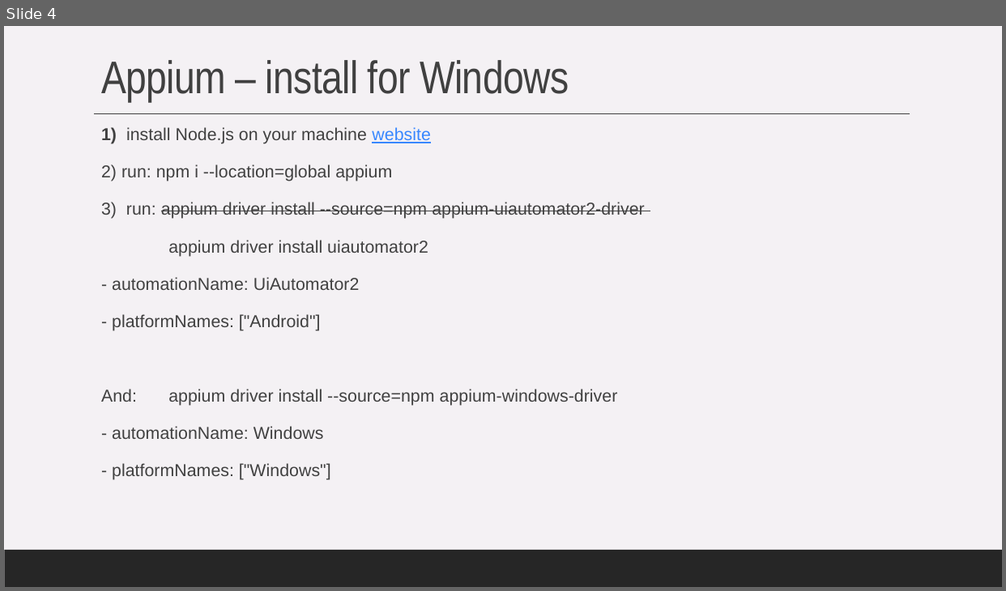
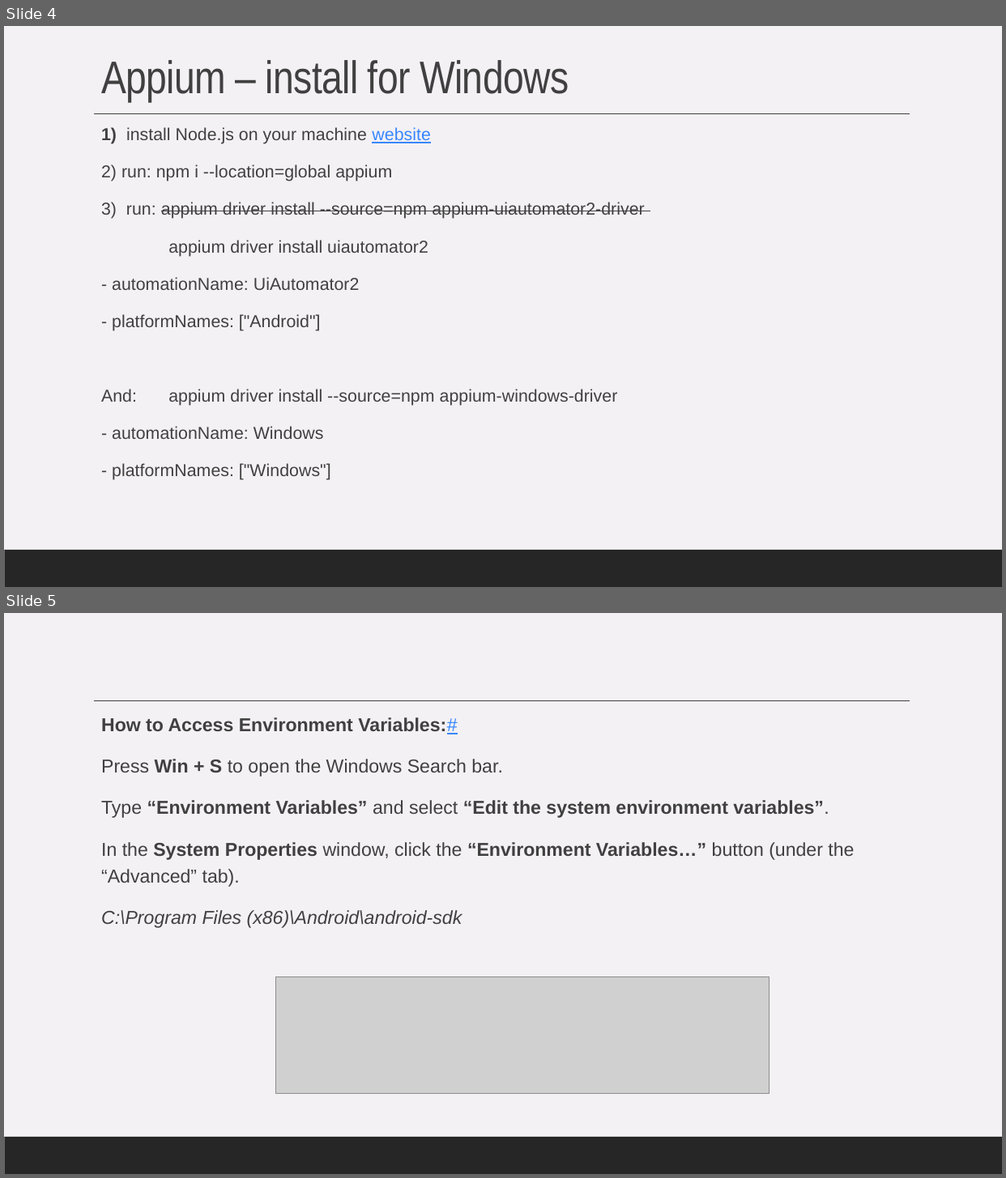
Before and after one commit to ZeProgFactory/ZPF.UITests, a slide deck: Doc/Appium - Notes.pptx. Shown one above the other, each under a label of ours: slide 4 before the commit, slides 4 and 5 after it. The pictures are 1006x591 and 1006x1178 pixels, drawn with LibreOffice and Linux fonts; fonts in the diff are those of the drawing; grey boxes stand for pictures. Boxes give left, top, right and bottom in pixels: in the first picture for what was removed or moved away, otherwise in the second. Text is boxed around its words. In the diff, an @@ line names an element or a change of style, - is before the commit and + after.

```diff
--- a/Doc/Appium - Notes.pptx
+++ b/Doc/Appium - Notes.pptx
@@ slide 5 added at (x1=4, y1=613, x2=1002, y2=1174), background #F4F1F4; not listed: 2 template elements that a slide beside it also shows @@
@@ text added at (x1=101, y1=717, x2=854, y2=928), 18 pt, text #404040 @@
+  How to Access Environment Variables:#
+  Press Win + S to open the Windows Search bar.
+  Type “Environment Variables” and select “Edit the system environment variables”.
+  In the System Properties window, click the “Environment Variables…” button (under the “Advanced” tab).
+  C:\Program Files (x86)\Android\android-sdk
@@ picture added at (x1=275, y1=977, x2=769, y2=1093) @@
```
Also in this commit, not shown: 1 other slide added, 1 other file.
